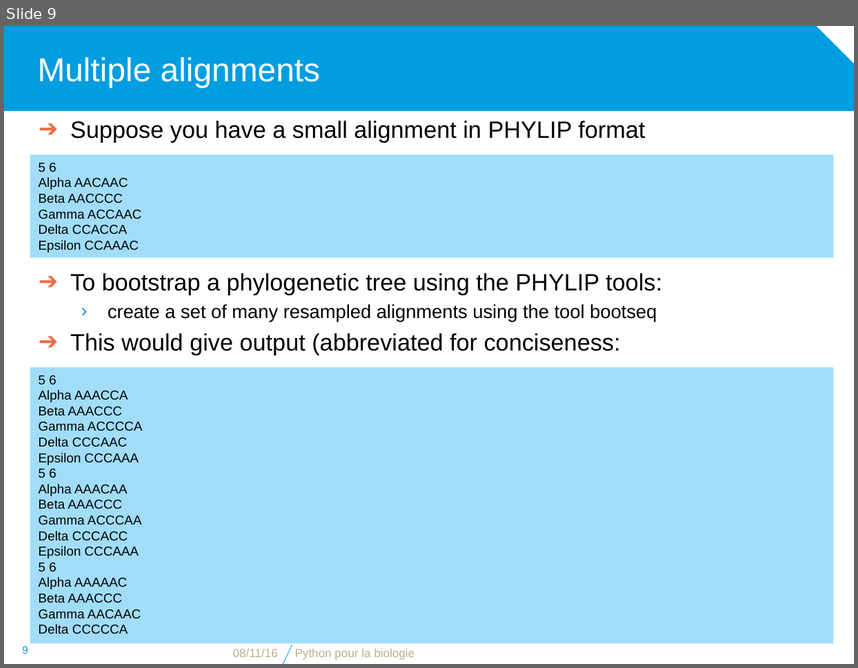
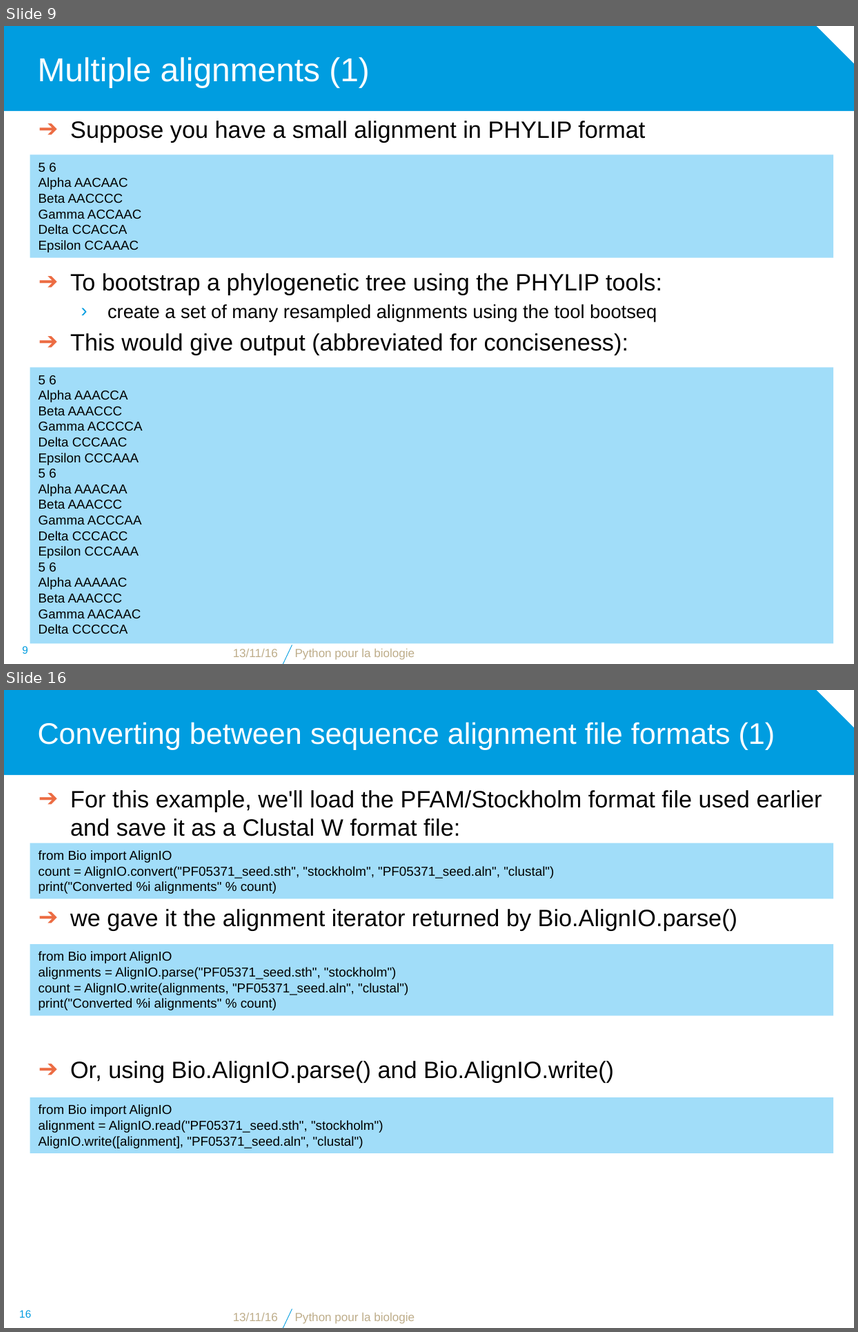
Before and after one commit to bdartigues/python_cnrs_formation, a slide deck: slides/python_biopython_Multiple_alignment.pptx. Shown one above the other, each under a label of ours: slide 9 before the commit, slides 9 and 16 after it; the slides between them are not shown. The pictures are 858x668 and 858x1332 pixels, drawn with LibreOffice and Linux fonts; fonts in the diff are those of the drawing; background and template pictures are left out. Boxes give left, top, right and bottom in pixels: in the first picture for what was removed or moved away, otherwise in the second. Text is boxed around its words. In the diff, an @@ line names an element or a change of style, - is before the commit and + after.

```diff
--- a/slides/python_biopython_Multiple_alignment.pptx
+++ b/slides/python_biopython_Multiple_alignment.pptx
@@ slide 16 added at (x1=4, y1=690, x2=854, y2=1328), background #FFFFFF; not listed: 2 template elements that a slide beside it also shows @@
@@ title added at (x1=38, y1=722, x2=775, y2=750), 25.2 pt, text #FFFFFF @@
+Converting between sequence alignment file formats (1)
@@ text added at (x1=70, y1=790, x2=822, y2=836), 20 pt, text #000000 @@
+➔ For this example, we'll load the PFAM/Stockholm format file used earlier and save it as a Clustal W format file:
@@ rectangle added at (x1=30, y1=843, x2=833, y2=899), fill #A1DDF9, 11 pt, text #000000 @@
+from Bio import AlignIO
+count = AlignIO.convert("PF05371_seed.sth", "stockholm", "PF05371_seed.aln", "clustal")
+print("Converted %i alignments" % count)
@@ text added at (x1=70, y1=909, x2=737, y2=931), 20 pt, text #000000 @@
+➔ we gave it the alignment iterator returned by Bio.AlignIO.parse()
@@ rectangle added at (x1=30, y1=944, x2=833, y2=1016), fill #A1DDF9, 11 pt, text #000000 @@
+from Bio import AlignIO
+alignments = AlignIO.parse("PF05371_seed.sth", "stockholm")
+count = AlignIO.write(alignments, "PF05371_seed.aln", "clustal")
+print("Converted %i alignments" % count)
@@ text added at (x1=70, y1=1061, x2=614, y2=1083), 20 pt, text #000000 @@
+➔ Or, using Bio.AlignIO.parse() and Bio.AlignIO.write()
@@ rectangle added at (x1=30, y1=1097, x2=833, y2=1153), fill #A1DDF9, 11 pt, text #000000 @@
+from Bio import AlignIO
+alignment = AlignIO.read("PF05371_seed.sth", "stockholm")
+AlignIO.write([alignment], "PF05371_seed.aln", "clustal")
@@ page number added at (x1=19, y1=1310, x2=31, y2=1317), 9 pt, text #009DE0 @@
+16
@@ text added at (x1=233, y1=1312, x2=278, y2=1321), 10 pt, text #BEAD8A @@
+13/11/16
@@ text added at (x1=295, y1=1312, x2=415, y2=1323), 10 pt, text #BEAD8A @@
+Python pour la biologie
@@ slide 9 changed as well @@
@@ title at (x1=38, y1=57, x2=370, y2=87): text changed @@
-Multiple alignments
+Multiple alignments (1)
@@ text at (x1=70, y1=333, x2=628, y2=354): text changed @@
-➔ This would give output (abbreviated for conciseness:
+➔ This would give output (abbreviated for conciseness):
@@ text at (x1=233, y1=648, x2=278, y2=657): text changed @@
-08/11/16
+13/11/16
```
Also in this commit, not shown: 14 other slides changed, 14 other slides added, 8 slides removed, 4 other files.
